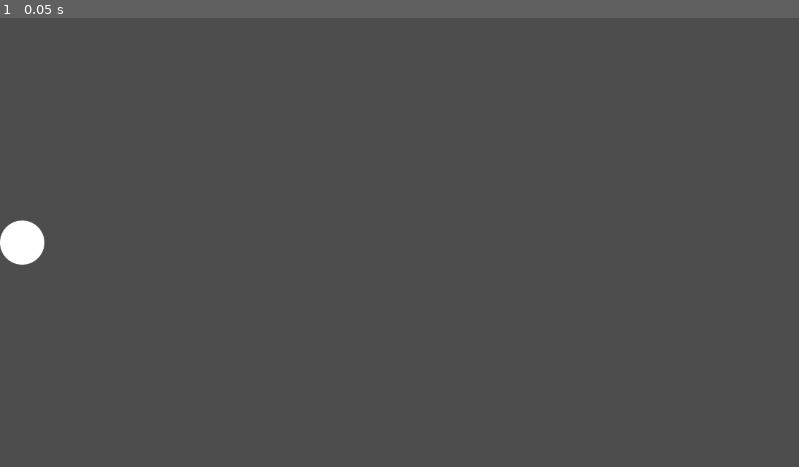
Above: before the commit, frame 1.
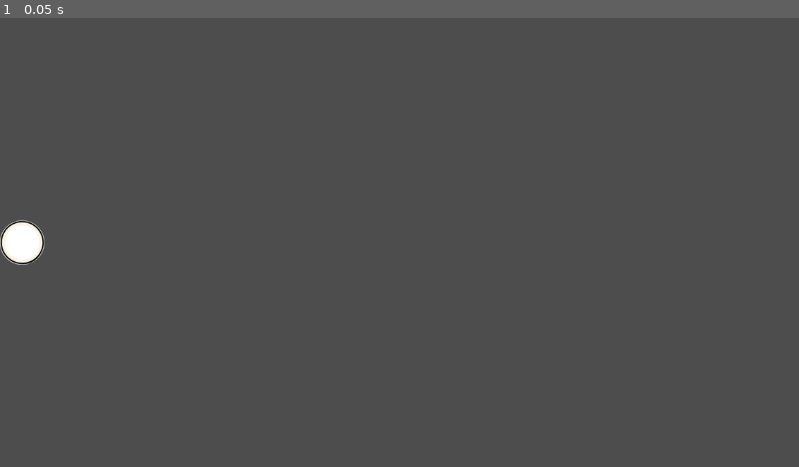
Above: after the commit, the same moment.

Repository: rokuhime/TaiClone
Game: Godot game, scene res://scenes/gameplay/hitobject/note.tscn
Two runs of this game, one before a commit and one after it. Both use one fixed random seed, a clock stepped at 60 frames per second and the inputs below. This scene is started directly instead of the project's main scene.
Inputs:
- Up to frame 1 (0.05 s): no input

The runs differ from the first frame. In frame 1, 0.2% of the frame differs, in the area x 0-6%, y 45-56%.

Commit message:
reworked note obj for overlay sprite

Diff:
--- a/scenes/gameplay/gameplay.gd
+++ b/scenes/gameplay/gameplay.gd
@@ -66,7 +66,7 @@
 				hit_indicator_tween = create_tween()
 
 				hit_indicator.self_modulate = Color.WHITE
-				hit_indicator_tween.tween_property(hit_indicator, "self_modulate", Color(Color.WHITE, 0.2196), 0.2)
+				hit_indicator_tween.tween_property(hit_indicator, "self_modulate", Color(Color.WHITE, 0), 0.3)
 
 				# accurate hit
 				hit_indicator.texture = SkinManager.hitin_accurate
--- a/scenes/gameplay/hitobject/note.gd
+++ b/scenes/gameplay/hitobject/note.gd
@@ -1,4 +1,4 @@
-extends TextureRect
+extends Control
 
 @export var timing := 0.0
 @export var speed := 0.0
@@ -12,7 +12,7 @@
 	speed = new_speed
 	is_kat = new_kat
 	finisher = new_finisher
-	self_modulate = SkinManager.colour_kat if is_kat else SkinManager.colour_don
+	$Sprite.self_modulate = SkinManager.colour_kat if is_kat else SkinManager.colour_don
 
 func move(cur_time : float) -> void:
 	position.x = speed * (timing - cur_time)
--- a/scenes/gameplay/hitobject/note.tscn
+++ b/scenes/gameplay/hitobject/note.tscn
@@ -1,7 +1,8 @@
-[gd_scene load_steps=3 format=3 uid="uid://mr8o47qkqrdt"]
+[gd_scene load_steps=4 format=3 uid="uid://mr8o47qkqrdt"]
 
 [ext_resource type="Texture2D" uid="uid://juyo6h056khs" path="res://assets/default_skin/taikohitcircle.png" id="1_kdqiw"]
 [ext_resource type="Script" path="res://scenes/gameplay/hitobject/note.gd" id="2_aimsf"]
+[ext_resource type="Texture2D" uid="uid://bvy8l40k3wuwm" path="res://assets/default_skin/taikohitcircleoverlay-0.png" id="3_riyq7"]
 
 [node name="Note" type="TextureRect"]
 anchors_preset = 4
@@ -17,3 +18,23 @@
 texture = ExtResource("1_kdqiw")
 expand_mode = 1
 script = ExtResource("2_aimsf")
+
+[node name="Sprite" type="TextureRect" parent="."]
+layout_mode = 1
+anchors_preset = 15
+anchor_right = 1.0
+anchor_bottom = 1.0
+grow_horizontal = 2
+grow_vertical = 2
+texture = ExtResource("1_kdqiw")
+expand_mode = 1
+
+[node name="OverlaySprite" type="TextureRect" parent="."]
+layout_mode = 1
+anchors_preset = 15
+anchor_right = 1.0
+anchor_bottom = 1.0
+grow_horizontal = 2
+grow_vertical = 2
+texture = ExtResource("3_riyq7")
+expand_mode = 1
